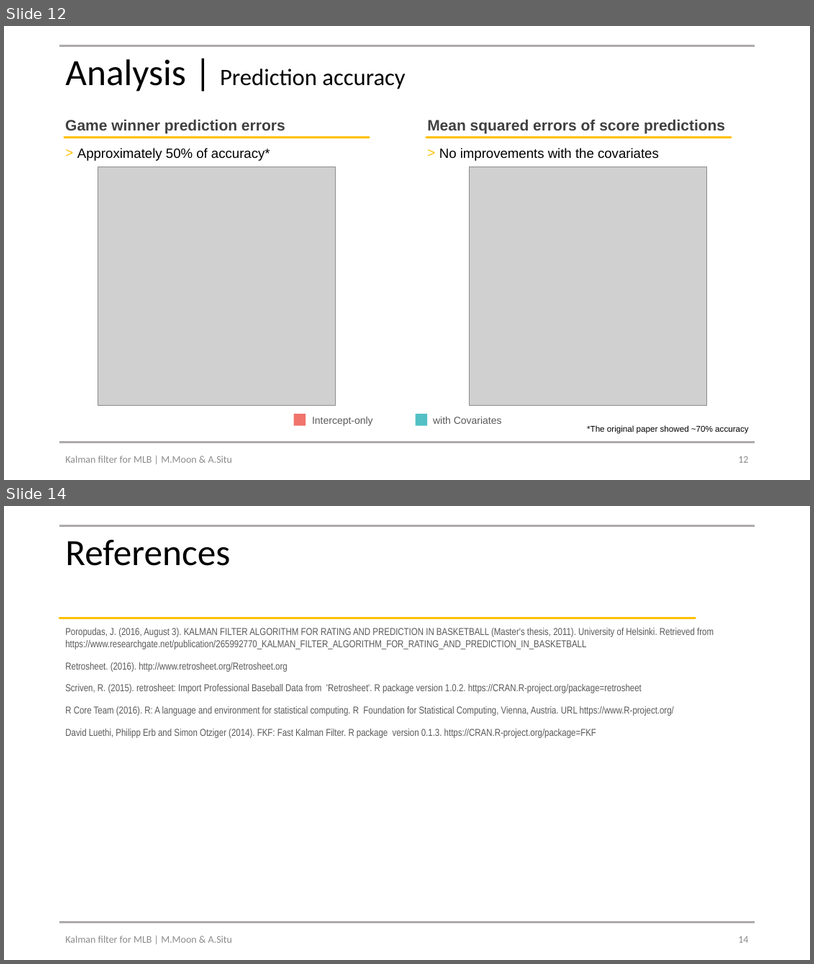
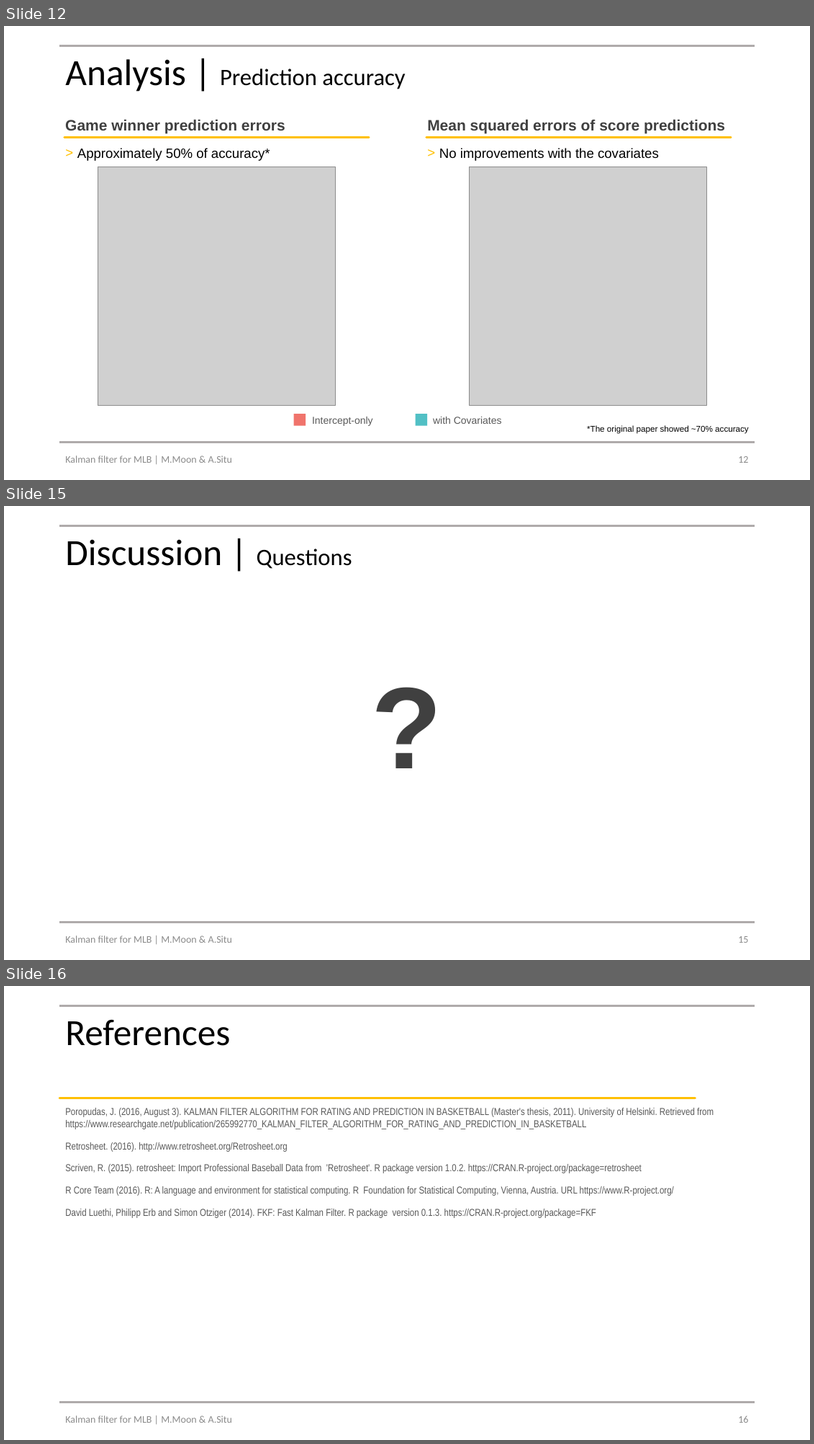
Before and after one commit to mjmoon/timeseriesFin, a slide deck: pres/kalmanfilterMLB vFINAL.pptx. Shown one above the other, each under a label of ours: slides 12 and 14 before the commit, slides 12, 15 and 16 after it; the slides between them are not shown. The pictures are 814x964 and 814x1444 pixels, drawn with LibreOffice and Linux fonts; fonts in the diff are those of the drawing; grey boxes stand for pictures. Boxes give left, top, right and bottom in pixels: in the first picture for what was removed or moved away, otherwise in the second. Text is boxed around its words. In the diff, an @@ line names an element or a change of style, - is before the commit and + after.

```diff
--- a/pres/kalmanfilterMLB vFINAL.pptx
+++ b/pres/kalmanfilterMLB vFINAL.pptx
@@ slide 15 added at box(4, 506, 810, 960), background #FFFFFF; not listed: 2 template elements that a slide beside it also shows @@
@@ title added at box(65, 539, 352, 569), 44 pt, text #000000 @@
+Discussion | Questions
@@ text added at box(365, 649, 449, 795), 138 pt, text #404040, bold @@
+?
@@ text added at box(65, 935, 232, 942), 12 pt, text #8C8C8C @@
+Kalman filter for MLB | M.Moon & A.Situ
@@ page number added at box(738, 936, 748, 942), 12 pt, text #8C8C8C @@
+15
@@ what was slide 14 is now slide 16 @@
@@ page number at box(738, 1416, 748, 1422): text changed @@
-14
+16
```
Also in this commit, not shown: 2 slides changed, 1 other slide added, 5 other files.
